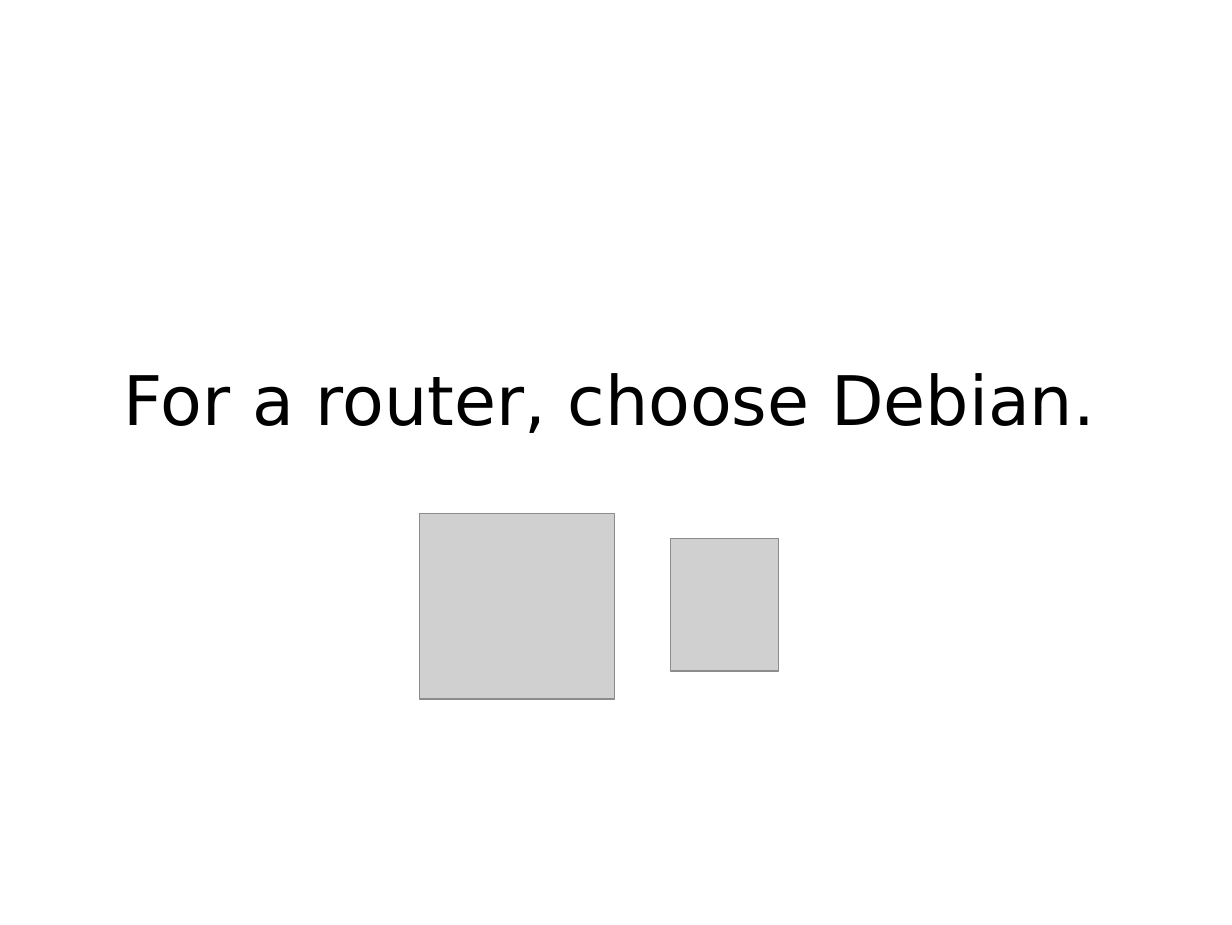
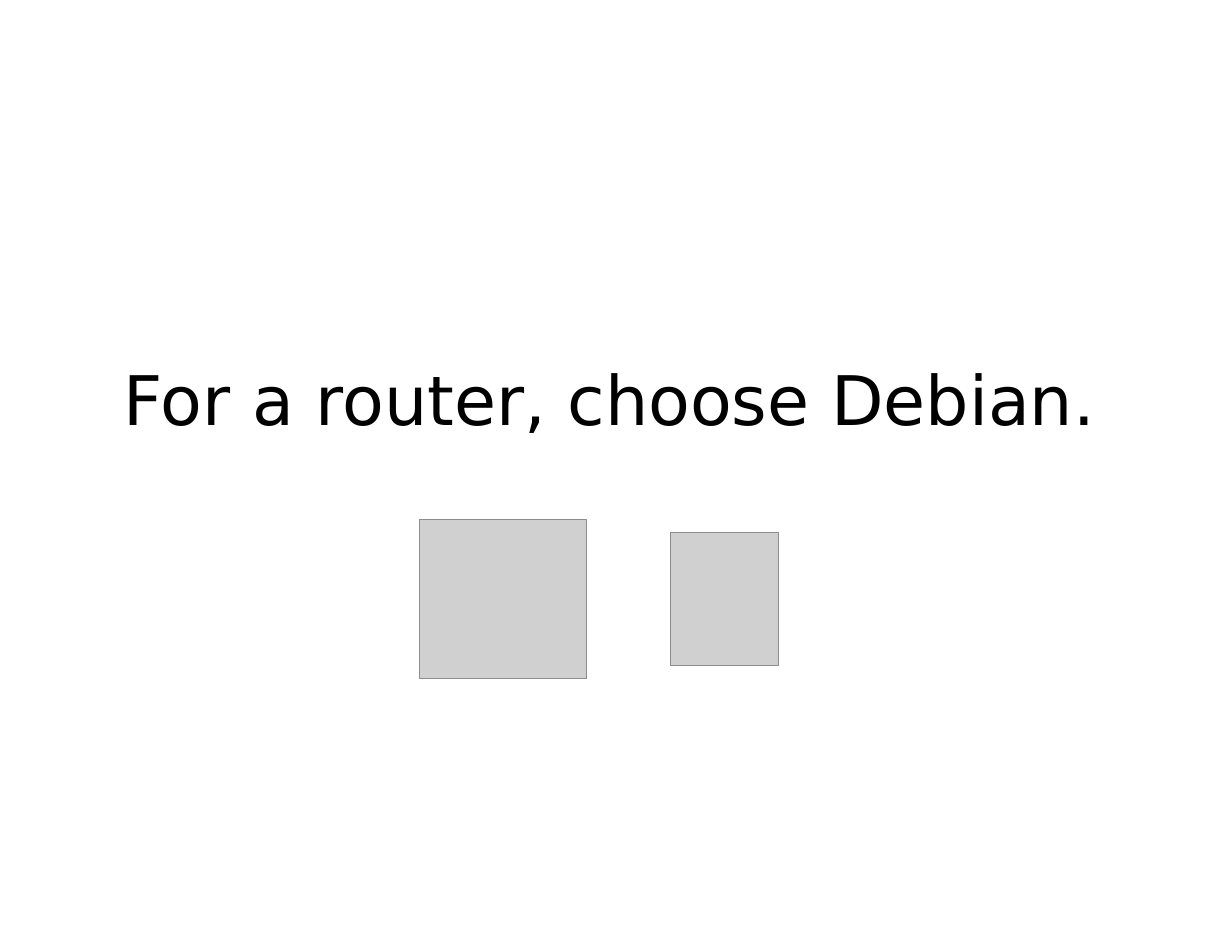
Before and after one commit to mkohler/embedded_python_presentation, a slide deck: slide 12 of embedded_python.odp. Drawn at 1232x925 pixels with LibreOffice and Linux fonts; fonts in the diff are those of the drawing; grey boxes stand for pictures. Boxes give left, top, right and bottom in pixels: in the first picture for what was removed or moved away, otherwise in the second. Text is boxed around its words. In the diff, an @@ line names an element or a change of style, - is before the commit and + after.

Commit message:
Fixed missing router picture

```diff
--- a/embedded_python.odp
+++ b/embedded_python.odp
@@ picture: place and size @@
-picture at box(419, 513, 615, 699)
+picture at box(419, 520, 587, 679)
@@ picture: place and size @@
-picture at box(671, 538, 779, 671)
+picture at box(671, 532, 779, 665)
```
